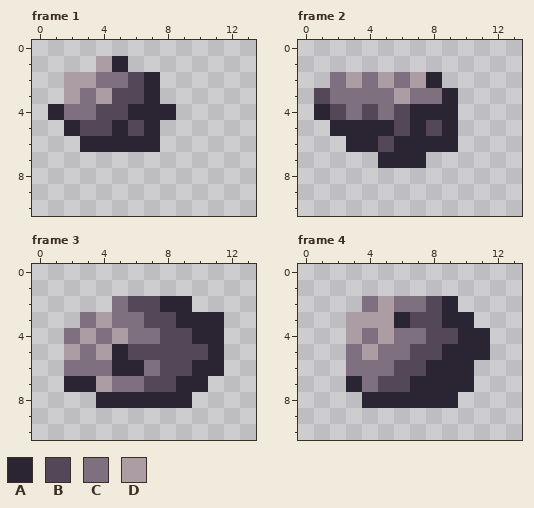
Pixel-art file -- Assets/Textures/Backgrounds/ScrollingObjects/Asteroids/asteroid_stone_1.aseprite. The picture above is the old version.
14x11 pixels, 4 frames. Shown: frame 1, frame 2, frame 3, frame 4.
Palette (. is transparent): A #2b2433  B #544858  C #7f7080  D #ac9ca3
Pixels before, frame 1, first column x 1:
1 ...DA...
2 .DDCCBA.
3 .DCDBBA.
4 ACCBBAAA
5 .ABBABA.
6 ..AAAAA.
Pixels before, frame 2, first column x 1:
2 .CDCDCDA.
3 BCCCCDCCA
4 ABCBCBAAA
5 .AAAABABA
6 ..AABAAAA
7 ....AAA..
Pixels before, frame 3, first column x 2:
2 ...CBBAA..
3 .CDCCBBAAA
4 CDCDCCBBAA
5 DCDABBBBBA
6 CCCAACBBAA
7 AADCCBBAA.
8 ..AAAAAA..
Pixels before, frame 4, first column x 3:
2 .CDCCBA..
3 DDDABBAA.
4 DCDCCBBAA
5 CDCCBBAAA
6 CCCBBAAA.
7 ACBBAAAA.
8 .AAAAAA..
Now the later version:
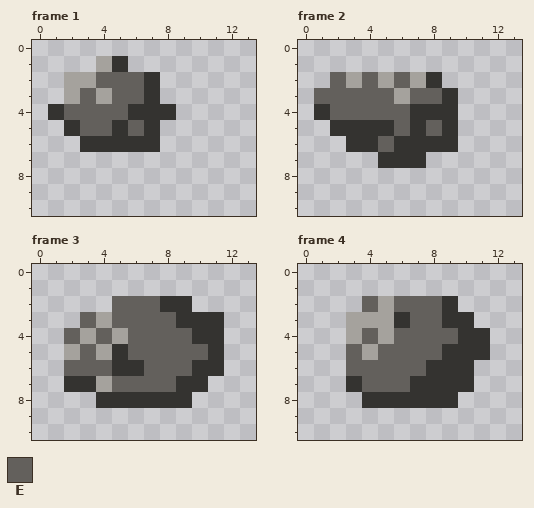
Colours new in this view: E #63605c
Diff:
colour A: #2b2433 -> #343330
colour D: #ac9ca3 -> #a5a29d
Changed rows in their new state; - is a pixel that keeps its letter.
Frame 1:
first column x 2:
 2 --EEE
 3 -E-EE
 4 EEEE-
 5 -EE-E
Frame 2:
first column x 1:
 2 -E-E-E--
 3 EEEEE-EE
 4 -EEEEE--
 5 -----E-E
 6 ----E---
Frame 3:
first column x 2:
 2 ---EEE---
 3 -E-EEEE--
 4 E-E-EEEE-
 5 -E--EEEEE
 6 EEE--EEE-
 7 ---EEEE--
Frame 4:
first column x 3:
 2 -E-EEE-
 3 ----EE-
 4 -E-EEEE
 5 E-EEEE-
 6 EEEEE--
 7 -EEE---
Boxes around the changes in both pictures, in picture pixels (x1, y1, x2, y2):
changed: (48, 56, 176, 152)
changed: (314, 72, 458, 168)
changed: (64, 296, 224, 408)
changed: (346, 296, 490, 408)
